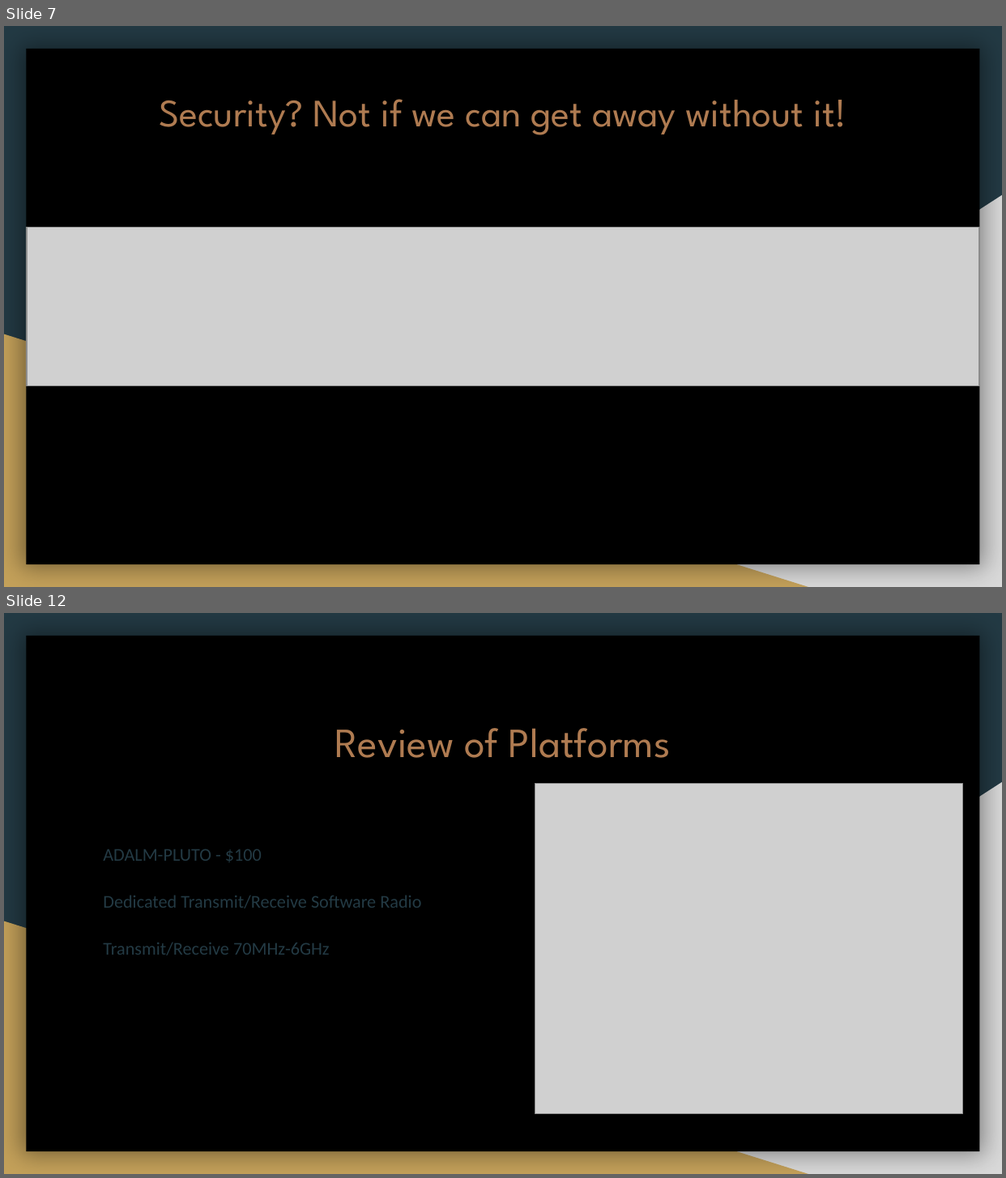
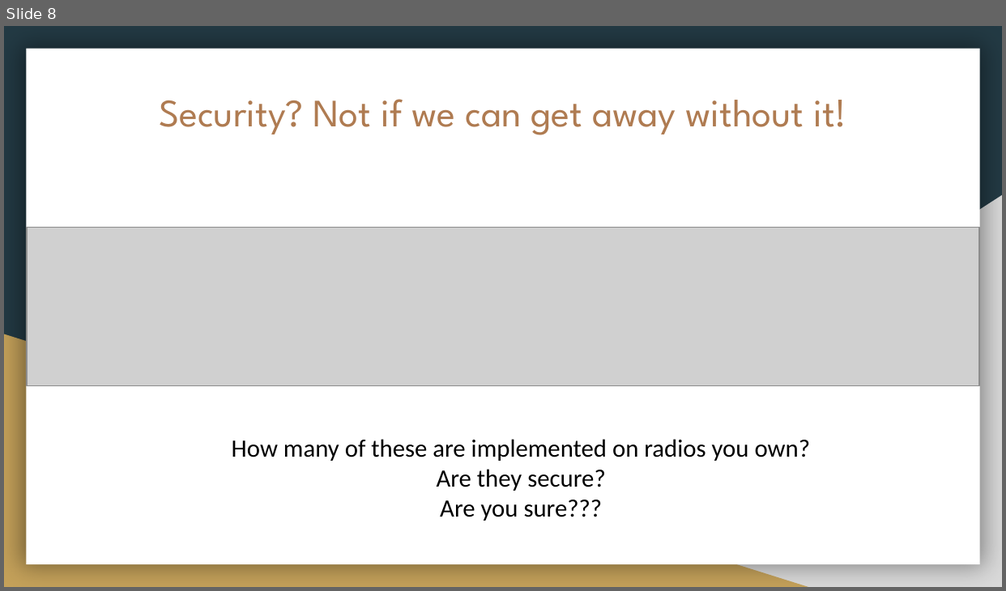
Before and after one commit to backwardn/siginttablet, a slide deck: CircleCityCon 2019/RadioInstigator CCC version.pptx. Shown one above the other, each under a label of ours: slides 7 and 12 before the commit, slide 8 after it; the slides between them are not shown. The pictures are 1006x1178 and 1006x591 pixels, drawn with LibreOffice and Linux fonts; fonts in the diff are those of the drawing; grey boxes stand for pictures. Boxes give left, top, right and bottom in pixels: in the first picture for what was removed or moved away, otherwise in the second. Text is boxed around its words. In the diff, an @@ line names an element or a change of style, - is before the commit and + after.

```diff
--- a/CircleCityCon 2019/RadioInstigator CCC version.pptx
+++ b/CircleCityCon 2019/RadioInstigator CCC version.pptx
@@ slide 12 removed at (4,613,1002,1174), background #233A44; not listed: 3 template elements that a slide beside it also shows @@
@@ text removed at (334,728,671,758) @@
-Review of Platforms
@@ picture removed at (535,784,963,1114) @@
@@ text removed at (103,850,421,956) @@
-ADALM-PLUTO - $100
-Dedicated Transmit/Receive Software Radio
-Transmit/Receive 70MHz-6GHz
@@ what was slide 7 is now slide 8 @@
@@ slide 8 changed as well @@
@@ rectangle at (26,49,980,565): fill #000000 to #FFFFFF @@
@@ text added at (232,439,811,521), 18 pt, text #000000 @@
+How many of these are implemented on radios you own?
+Are they secure?
+Are you sure???
```
Also in this commit, not shown: 14 other slides changed, 16 slides added, 4 other slides removed, 17 other files.
